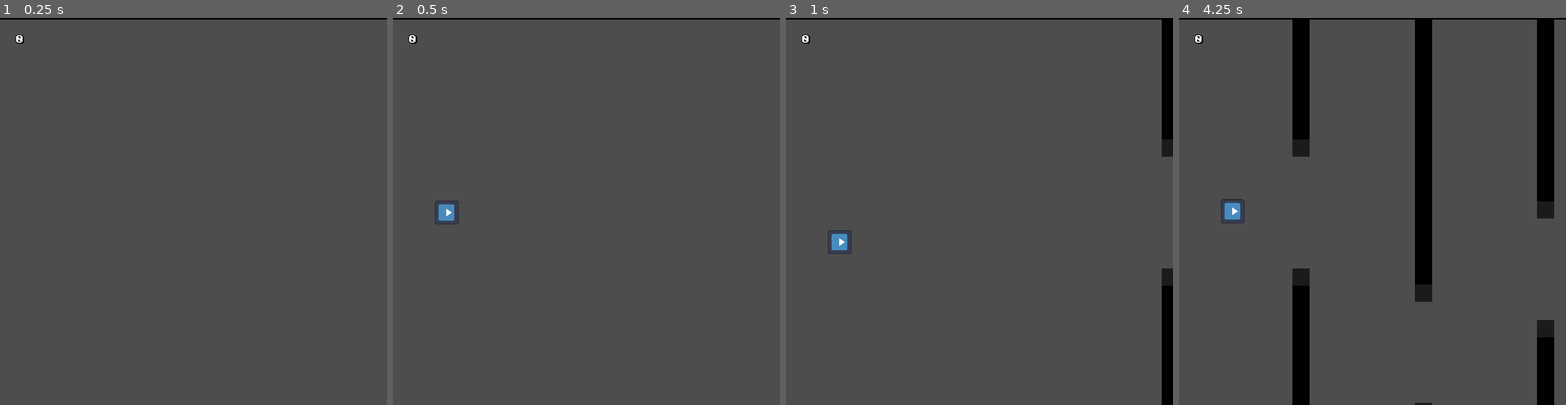
Above: before the commit, frames 1-4 (left to right).
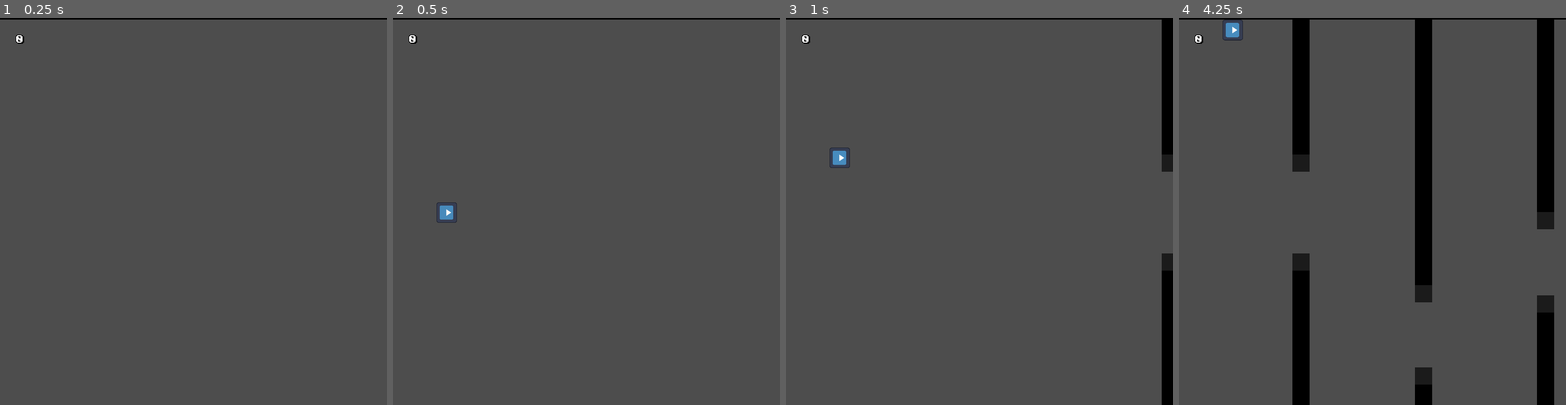
Above: after the commit, the same moments.

Repository: where-fore/flappy
Game: Godot game, scene res://scenes/main.tscn
Two runs of this game, one before a commit and one after it. Both use one fixed random seed, a clock stepped at 60 frames per second and the inputs below. The engine's default icon, where the game draws it, is replaced by a stand-in: a white triangle on a blue panel in a dark square.
Inputs (mouse positions are in pixels of both pictures, inside the frame that each line leads up to):
- Up to frame 1 (0.25 s): no input
- Up to frame 2 (0.5 s): no input
- Up to frame 3 (1 s): move the mouse to (1064, 192) at 0.52 s; click (1064, 192) at 0.6 s; click (1064, 192) at 0.77 s
- Up to frame 4 (4.25 s): click (1457, 192) at 1.07 s; move the mouse to (1295, 230) at 1.27 s; click (1295, 230) at 1.35 s; click (1295, 230) at 1.52 s; click (1295, 230) at 1.82 s; move the mouse to (1411, 126) at 2.02 s; click (1411, 126) at 2.1 s; move the mouse to (1353, 288) at 2.77 s; click (1353, 288) at 2.85 s; click (1353, 288) at 3.02 s; click (1353, 288) at 3.32 s; move the mouse to (1488, 269) at 3.52 s; click (1488, 269) at 3.6 s; click (1488, 269) at 3.77 s; click (1488, 269) at 4.07 s

Frame 1 is identical in both runs. In frame 2, 0.1% of the frame differs, in the area x 10-17%, y 47-54%; in frame 3, 0.8%; in frame 4, 2.3%, in the area x 10-97%, y 0-100%.

Commit message:
nicer controller
not perfect

Diff:
--- a/project/project.godot
+++ b/project/project.godot
@@ -36,11 +36,11 @@
 flap={
 "deadzone": 0.2,
 "events": [Object(InputEventMouseButton,"resource_local_to_scene":false,"resource_name":"","device":-1,"window_id":0,"a …(258 unchanged characters)…
+, Object(InputEventMouseButton,"resource_local_to_scene":false,"resource_name":"","device":-1,"window_id":0,"alt_pressed":false,"shift_pressed":false,"ctrl_pressed":false,"meta_pressed":false,"button_mask":2,"position":Vector2(487, 16),"global_position":Vector2(496, 64),"factor":1.0,"button_index":2,"canceled":false,"pressed":true,"double_click":false,"script":null)
 , Object(InputEventKey,"resource_local_to_scene":false,"resource_name":"","device":-1,"window_id":0,"alt_pressed":false …(182 unchanged characters)…
 , Object(InputEventKey,"resource_local_to_scene":false,"resource_name":"","device":-1,"window_id":0,"alt_pressed":false …(186 unchanged characters)…
+, Object(InputEventKey,"resource_local_to_scene":false,"resource_name":"","device":-1,"window_id":0,"alt_pressed":false,"shift_pressed":false,"ctrl_pressed":false,"meta_pressed":false,"pressed":false,"keycode":0,"physical_keycode":87,"key_label":0,"unicode":119,"location":0,"echo":false,"script":null)
 , Object(InputEventKey,"resource_local_to_scene":false,"resource_name":"","device":-1,"window_id":0,"alt_pressed":false …(183 unchanged characters)…
-, Object(InputEventKey,"resource_local_to_scene":false,"resource_name":"","device":-1,"window_id":0,"alt_pressed":false,"shift_pressed":false,"ctrl_pressed":false,"meta_pressed":false,"pressed":false,"keycode":0,"physical_keycode":87,"key_label":0,"unicode":119,"location":0,"echo":false,"script":null)
-, Object(InputEventMouseButton,"resource_local_to_scene":false,"resource_name":"","device":-1,"window_id":0,"alt_pressed":false,"shift_pressed":false,"ctrl_pressed":false,"meta_pressed":false,"button_mask":2,"position":Vector2(487, 16),"global_position":Vector2(496, 64),"factor":1.0,"button_index":2,"canceled":false,"pressed":true,"double_click":false,"script":null)
 ]
 }
 
--- a/project/scenes/player.tscn
+++ b/project/scenes/player.tscn
@@ -3,12 +3,12 @@
 [ext_resource type="Texture2D" uid="uid://d3fkatmmy1j2r" path="res://icon.svg" id="1_3vyb7"]
 [ext_resource type="Script" uid="uid://cenqj7ppelnde" path="res://scripts/player.gd" id="1_g2els"]
 
-[sub_resource type="RectangleShape2D" id="RectangleShape2D_3vyb7"]
-size = Vector2(52, 52)
+[sub_resource type="CircleShape2D" id="CircleShape2D_g2els"]
+radius = 17.00735
 
 [node name="Player" type="RigidBody2D" groups=["Player"]]
 collision_mask = 7
-gravity_scale = 2.5
+gravity_scale = 1.25
 continuous_cd = 2
 contact_monitor = true
 max_contacts_reported = 50
@@ -16,10 +16,11 @@
 
 [node name="Sprite2D" type="Sprite2D" parent="."]
 rotation = 1.5707964
-scale = Vector2(0.35, 0.35)
+scale = Vector2(0.3, 0.3)
 texture = ExtResource("1_3vyb7")
 
 [node name="CollisionShape2D" type="CollisionShape2D" parent="."]
-shape = SubResource("RectangleShape2D_3vyb7")
+position = Vector2(0, 0.5)
+shape = SubResource("CircleShape2D_g2els")
 
 [connection signal="body_entered" from="." to="." method="_on_body_entered"]
--- a/project/scripts/obstacle_spawner.gd
+++ b/project/scripts/obstacle_spawner.gd
@@ -5,7 +5,7 @@
 var obstacle_spawn_interval = 1.5
 @onready var obstacle_spawn_timer = 0.75
 var vertical_screen_size = 720
-var bounding_factor = 0.9
+var bounding_factor = 0.85
 var bottom_bound = vertical_screen_size*bounding_factor
 var top_bound = vertical_screen_size*(1-bounding_factor)
 
@@ -23,7 +23,7 @@
 		if obstacle_spawn_timer > 0: obstacle_spawn_timer -= delta
 		if obstacle_spawn_timer <= 0:
 			obstacle_spawn_timer = obstacle_spawn_interval
-			spawn_obstacle(randf_range(180,220))
+			spawn_obstacle(randf_range(110,170))
 
 
 func spawn_obstacle(gap_size:float):
@@ -48,7 +48,6 @@
 	#make sure it's in the play area
 	if position.y < top_bound: position.y = top_bound
 	if position.y > bottom_bound: position.y = bottom_bound
-	print_debug(position.y)
 
 func _on_main_player_died() -> void:
 	should_spawn_obstacles = false
--- a/project/scripts/player.gd
+++ b/project/scripts/player.gd
@@ -3,13 +3,19 @@
 signal destroyed
 signal scored
 
+var input_cooldown = 0.15
+var input_cooldown_remaining = 0
+var should_input = false
+
 var spawn_pause_time = 0.5
 @onready var original_modulate = $Sprite2D.modulate
 
-var thrust = Vector2(0, -800)
+var thrust = Vector2(0, -500)
+var clamped_velocity = 700
 var anti_bounce_divisor = 1.5
 var anti_bounce_threshold_divisor = 8
-var torque = 0
+
+
 @onready var base_rotation = $Sprite2D.rotation_degrees
 var rotation_divisor = 30
 var rotation_tween = null
@@ -38,8 +44,13 @@
 
 
 # Called every frame. 'delta' is the elapsed time since the previous frame.
-func _process(_delta: float) -> void:
-	pass
+func _process(delta: float) -> void:
+	if input_cooldown_remaining >= 0: input_cooldown_remaining -= delta
+
+	if Input.is_action_just_pressed("flap") and input_cooldown_remaining <= 0:
+		should_input = true
+		input_cooldown_remaining = input_cooldown
+
 	#$Sprite2D.rotation_degrees = base_rotation + linear_velocity.y/rotation_divisor
 	#if not rotation_tween: rotate_player()
 
@@ -64,11 +75,15 @@
 
 
 func _integrate_forces(state: PhysicsDirectBodyState2D) -> void:
-	if Input.is_action_just_pressed("flap"):
+	if linear_velocity.y > clamped_velocity: linear_velocity.y = clamped_velocity
+	if linear_velocity.y < 0 and abs(linear_velocity.y) > abs(clamped_velocity):
+		linear_velocity.y = -clamped_velocity
+	if should_input:
 		if linear_velocity.y < abs(thrust.y/anti_bounce_threshold_divisor):
 			state.apply_central_impulse(thrust/anti_bounce_divisor)
 			#print_debug("anti bounce triggered")
 		else: state.apply_central_impulse(thrust)
+		should_input = false
 
 func rotate_player():
 	var target = $Sprite2D
Not shown, changed: jammin.txt
